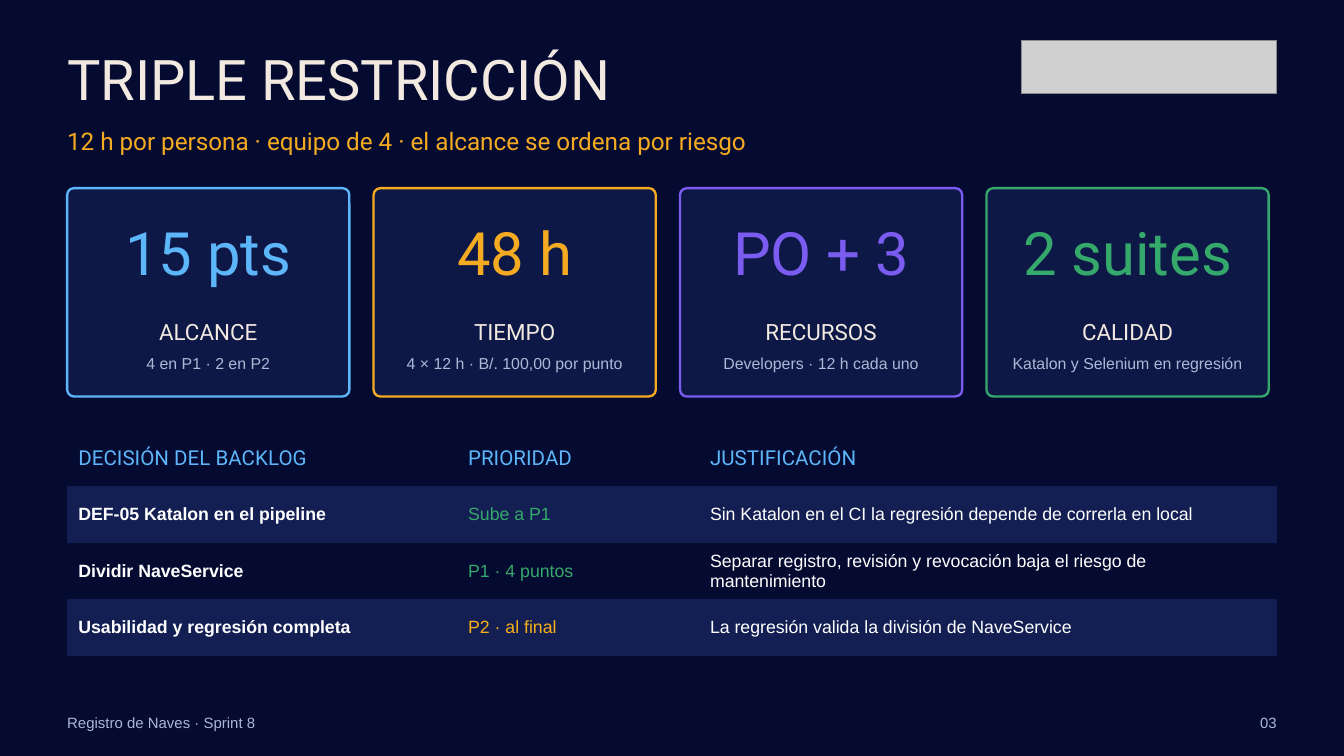
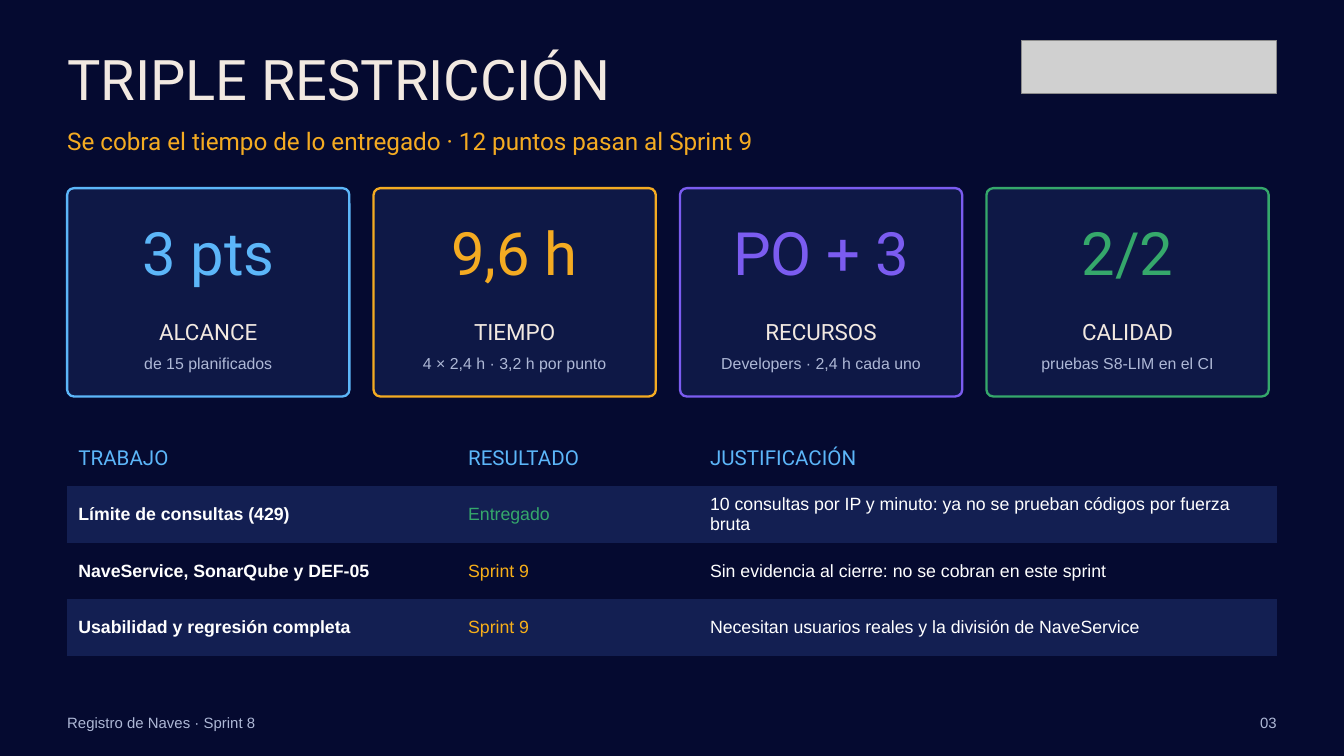
Before and after one commit to torres-martin/registro-maritimo-digital, a slide deck: slide 3 of docs/Sprint8-RegistroNaves.pptx. Drawn at 1344x756 pixels with LibreOffice and Linux fonts; fonts in the diff are those of the drawing; grey boxes stand for pictures. Boxes give left, top, right and bottom in pixels: in the first picture for what was removed or moved away, otherwise in the second. Text is boxed around its words. In the diff, an @@ line names an element or a change of style, - is before the commit and + after.

```diff
--- a/docs/Sprint8-RegistroNaves.pptx
+++ b/docs/Sprint8-RegistroNaves.pptx
@@ text at (x1=67, y1=131, x2=753, y2=155): text changed @@
-12 h por persona · equipo de 4 · el alcance se ordena por riesgo
+Se cobra el tiempo de lo entregado · 12 puntos pasan al Sprint 9
@@ text at (x1=142, y1=232, x2=274, y2=287): text changed @@
-15 pts
+3 pts
@@ text at (x1=451, y1=230, x2=578, y2=284): text changed @@
-48 h
+9,6 h
@@ text at (x1=1082, y1=232, x2=1174, y2=279): text changed @@
-2 suites
+2/2
@@ text at (x1=144, y1=357, x2=272, y2=372): text changed @@
-4 en P1 · 2 en P2
+de 15 planificados
@@ text at (x1=423, y1=357, x2=606, y2=373): text changed @@
-4 × 12 h · B/. 100,00 por punto
+4 × 2,4 h · 3,2 h por punto
@@ text at (x1=721, y1=357, x2=921, y2=373): text changed @@
-Developers · 12 h cada uno
+Developers · 2,4 h cada uno
@@ text at (x1=1041, y1=357, x2=1214, y2=372): text changed @@
-Katalon y Selenium en regresión
+pruebas S8-LIM en el CI
@@ table at (x1=67, y1=430, x2=1277, y2=656) @@
-row 1, column 1: DECISIÓN DEL BACKLOG
+row 1, column 1: TRABAJO
-row 1, column 2: PRIORIDAD
+row 1, column 2: RESULTADO
-row 2: DEF-05 Katalon en el pipeline | Sube a P1 | Sin Katalon en el CI la regresión depende de correrla en local
+row 2: Límite de consultas (429) | Entregado | 10 consultas por IP y minuto: ya no se prueban códigos por fuerza bruta
-row 3: Dividir NaveService | P1 · 4 puntos | Separar registro, revisión y revocación baja el riesgo de mantenimiento
+row 3: NaveService, SonarQube y DEF-05 | Sprint 9 | Sin evidencia al cierre: no se cobran en este sprint
-row 4, column 2: P2 · al final
+row 4, column 2: Sprint 9
-row 4, column 3: La regresión valida la división de NaveService
+row 4, column 3: Necesitan usuarios reales y la división de NaveService
```
Also in this commit, not shown: 5 other slides changed, 1 other file.
